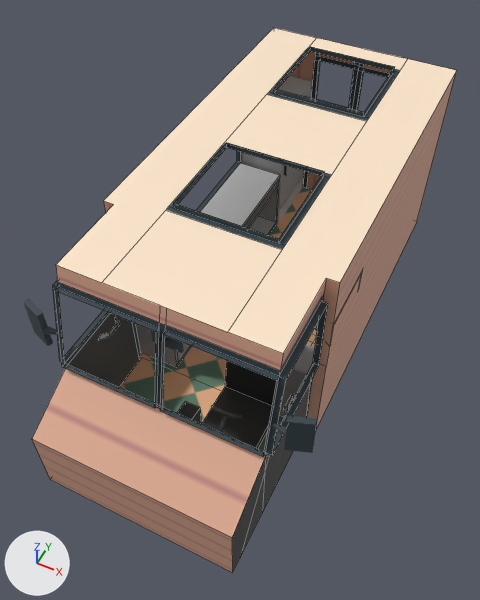
One commit to the Blender file Assets/Models/FoodTruck.blend: the scene before it, then after it.
Camera for both pictures: a 50 mm lens placed at (3.63, -8.9, 11.85), pointed at (-0.11, -1.43, 2.51). The lights are fixed; the arrows at lower left show +X, +Y and +Z. Mesh edges are drawn as thin lines on the coarser meshes.

Before the edit, the objects in view are built like this:
```python
me_cube_011 = bpy.data.meshes.new('Cube.011')
me_cube_011.from_pydata(...)  # 28 vertices, 18 faces; spans x -0.5..0.5, y -0.75..0.8, z -0.67..0.75
me_cube_011.materials.append(mat_metal_png_004)  # picture img_metal_png_004
me_plane = bpy.data.meshes.new('Plane')
me_plane.from_pydata(...)  # 4 vertices, 1 face; spans x -1.8..1.8, y -0.77..0.77, z 0.0
me_plane.materials.append(mat_window_png)  # picture img_window_png
me_plane_001 = bpy.data.meshes.new('Plane.001')
me_plane_001.from_pydata(...)  # 4 vertices, 1 face; spans x -0.9..0.9, y -0.55..0.45, z 0.0
me_plane_001.materials.append(mat_window_png)  # picture img_window_png
me_plane_003 = bpy.data.meshes.new('Plane.003')
me_plane_003.from_pydata(...)  # 4 vertices, 1 face; spans x -0.81..0.71, y -0.91..0.91, z 0.0
me_plane_003.materials.append(mat_window_png)  # picture img_window_png
ob_back_window = bpy.data.objects.new('Back Window', me_plane_001)
ob_back_window.location = (0.0, 4.05, 4.05)
ob_back_window.rotation_euler = (1.571, 0.0, 0.0)  # degrees (90, 0, 0)
ob_back_window.hide_viewport = True
ob_counter = bpy.data.objects.new('Counter', me_cube_011)
ob_counter.location = (-1.5, -1.7, 1.75)
ob_front_window = bpy.data.objects.new('Front Window', me_plane)
ob_front_window.location = (0.0, -4.28, 3.85)
ob_front_window.rotation_euler = (1.364, 0.0, 0.0)  # degrees (78, 0, 0)
ob_front_window.hide_viewport = True
ob_left_window = bpy.data.objects.new('Left Window', me_plane_003)
ob_left_window.location = (1.85, -3.5, 3.8)
ob_left_window.rotation_euler = (0.0, 1.571, 0.0)  # degrees (0, 90, 0)
ob_left_window.hide_viewport = True
# also in view: 'Sink' at (1.5, -1.81, 2.0); 'Right Side Mirror' at (-2.15, -4.28, 3.75); 'Fridge' at (-1.48, 3.2, 2.5); 'Food Truck' at (-0.05, -0.7, 3.05); 'Left Side Mirror' at (2.15, -4.28, 3.75)
```
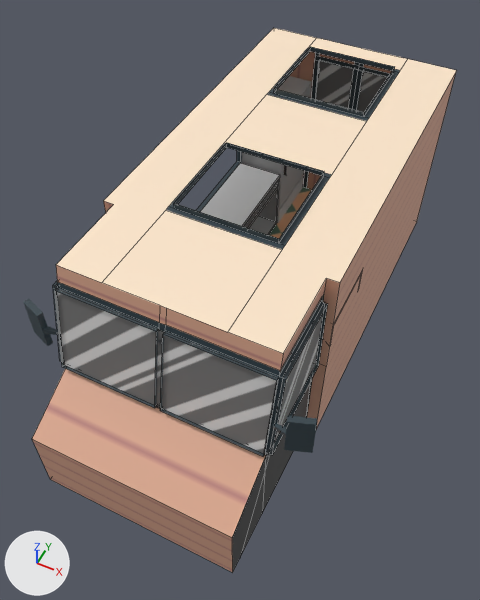
Edits to the scene script, one JSON object a line:
```json
{"block": "me_plane_001", "where": "me_plane_001.from_pydata(...)  # 4 vertices, 1 face; spans x -0.9..0.9, y -0.55..0.45, z 0.0"}
{"block": "me_plane_001", "where": "# used by ob_back_window; location = (0.0, 4.05, 4.05); rotation_euler = (1.571, 0.0, 0.0), in degrees (90, 0, 0)"}
{"block": "me_plane_001", "change": "me_plane_001 part 1: texture (UV) coordinates of 1 of 1 face, centred in x 0.0, y -0.05, z 0.0, changed; they spanned u -0.21..1.21, v -0.21..1.21 and now span u -0.05..1.05, v -0.27..0.83"}
{"block": "me_plane", "where": "me_plane.from_pydata(...)  # 4 vertices, 1 face; spans x -1.8..1.8, y -0.77..0.77, z 0.0"}
{"block": "me_plane", "where": "# used by ob_front_window; location = (0.0, -4.28, 3.85); rotation_euler = (1.364, 0.0, 0.0), in degrees (78, 0, 0)"}
{"block": "me_plane", "change": "me_plane part 2: texture (UV) coordinates of 1 of 1 face, centred in x 0.0, y 0.0, z 0.0, changed; they spanned u -0.21..1.21, v -0.21..1.21 and now span u -0.51..1.51, v -0.8..1.23"}
{"block": "me_plane_003", "where": "me_plane_003.from_pydata(...)  # 4 vertices, 1 face; spans x -0.81..0.71, y -0.91..0.91, z 0.0"}
{"block": "me_plane_003", "where": "# used by ob_left_window; location = (1.85, -3.5, 3.8); rotation_euler = (0.0, 1.571, 0.0), in degrees (0, 90, 0)"}
{"block": "me_plane_003", "change": "me_plane_003 part 3: texture (UV) coordinates of 1 of 1 face, centred in x -0.05, y 0.08, z 0.0, changed; they spanned u -0.08..1.21, v -0.21..1.21 and now span u -0.02..1.15, v -0.23..1.07"}
{"op": "remove", "block": "ob_back_window", "code": "ob_back_window.hide_viewport = True"}
{"op": "remove", "block": "ob_front_window", "code": "ob_front_window.hide_viewport = True"}
{"op": "remove", "block": "ob_left_window", "code": "ob_left_window.hide_viewport = True"}
```

Where the change shows, as pixel boxes [x1, y1, x2, y2] in the pictures (480 x 600 px):
```json
{"object": "Front Window", "change": "shown", "after": [56, 288, 277, 454]}
{"object": "Back Window", "change": "shown", "after": [316, 61, 388, 112]}
{"object": "Left Window", "change": "shown", "after": [269, 302, 325, 451]}
{"object": "Chair", "change": "unchanged, covered by the edit", "before": [202, 361, 277, 449]}
```
